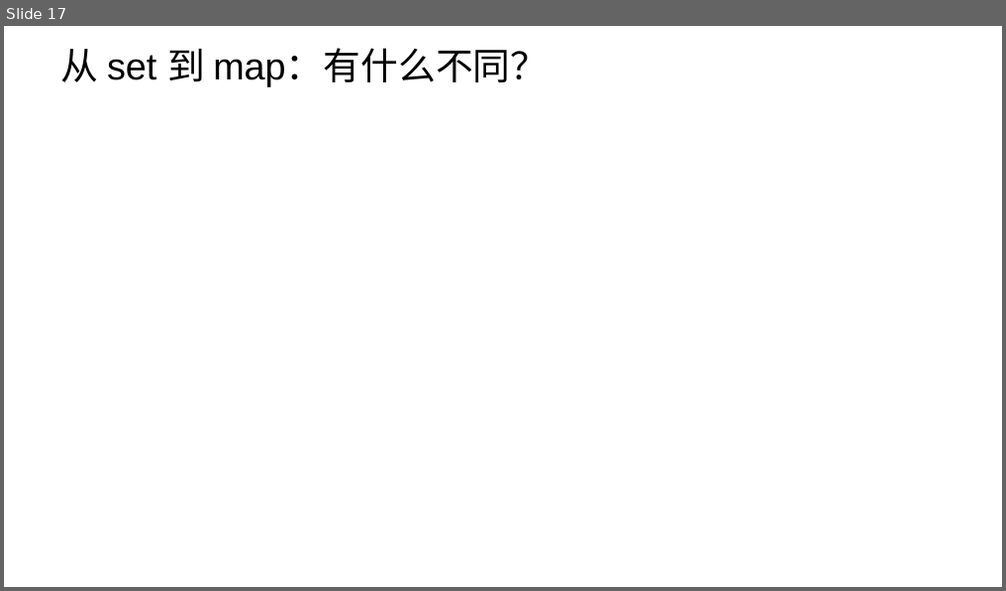
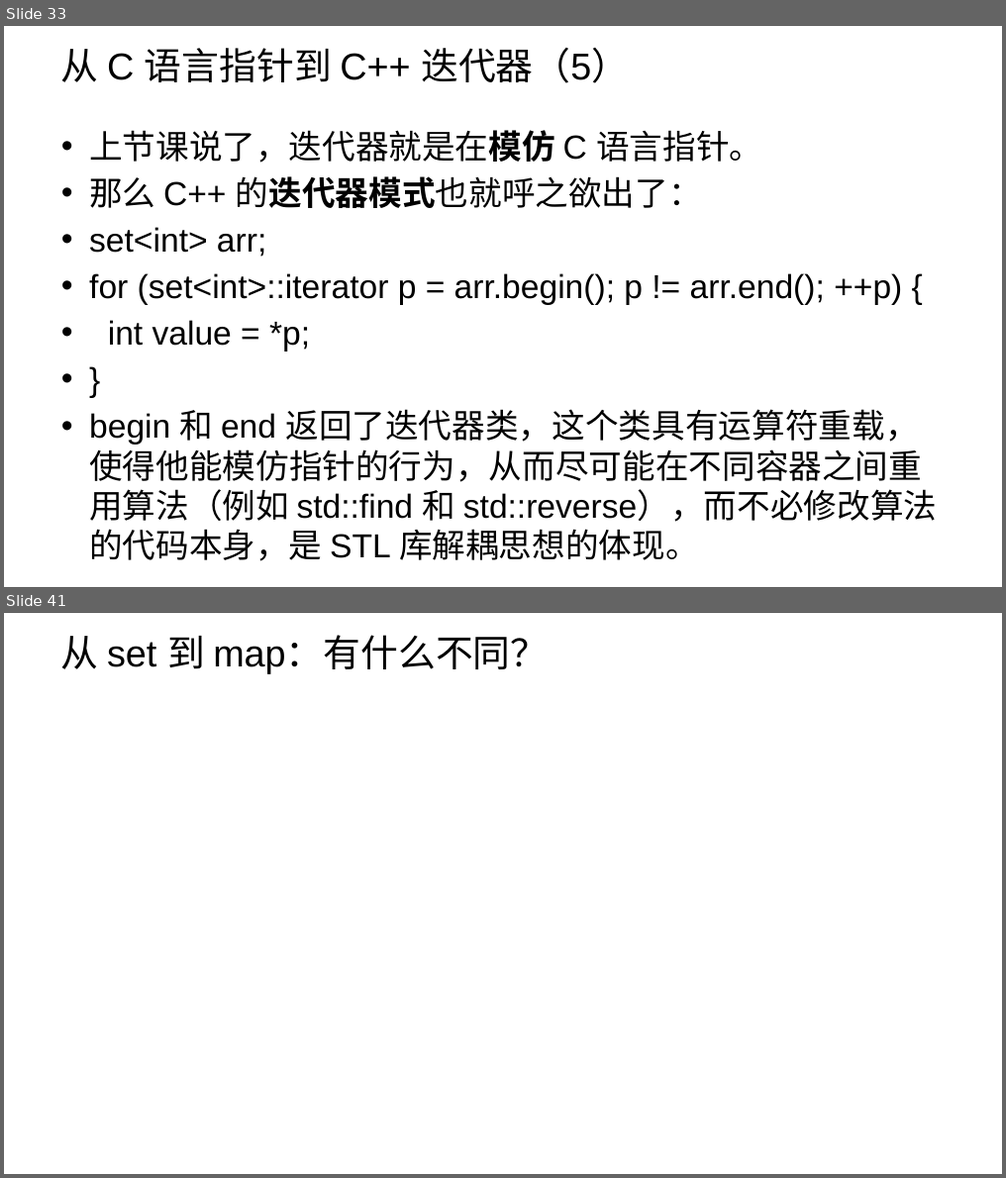
Before and after one commit to parallel101/course, a slide deck: 14/slides.pptx. Shown one above the other, each under a label of ours: slide 17 before the commit, slides 33 and 41 after it; the slides between them are not shown. The pictures are 1006x591 and 1006x1178 pixels, drawn with LibreOffice and Linux fonts; fonts in the diff are those of the drawing; background and template pictures are left out. Boxes give left, top, right and bottom in pixels: in the first picture for what was removed or moved away, otherwise in the second. Text is boxed around its words. In the diff, an @@ line names an element or a change of style, - is before the commit and + after.

```diff
--- a/14/slides.pptx
+++ b/14/slides.pptx
@@ slide 33 added at box(4, 26, 1002, 587), background picture (left out) @@
@@ title added at box(61, 48, 629, 83), 36 pt, text #000000 @@
+从 C 语言指针到 C++ 迭代器（5）
@@ text added at box(89, 130, 937, 562), 32 pt, text #000000 @@
+• 上节课说了，迭代器就是在模仿 C 语言指针。
+• 那么 C++ 的迭代器模式也就呼之欲出了：
+• set<int> arr;
+• for (set<int>::iterator p = arr.begin(); p != arr.end(); ++p) {
+• int value = *p;
+• }
+• begin 和 end 返回了迭代器类，这个类具有运算符重载，使得他能模仿指针的行为，从而尽可能在不同容器之间重用算法（例如 std::find 和 std::reverse），而不必修改算法的代码本身，是 STL 库解耦思想的体现。
@@ what was slide 17 is now slide 41 @@
```
Also in this commit, not shown: 2 slides changed, 21 other slides added, 12 other files.
